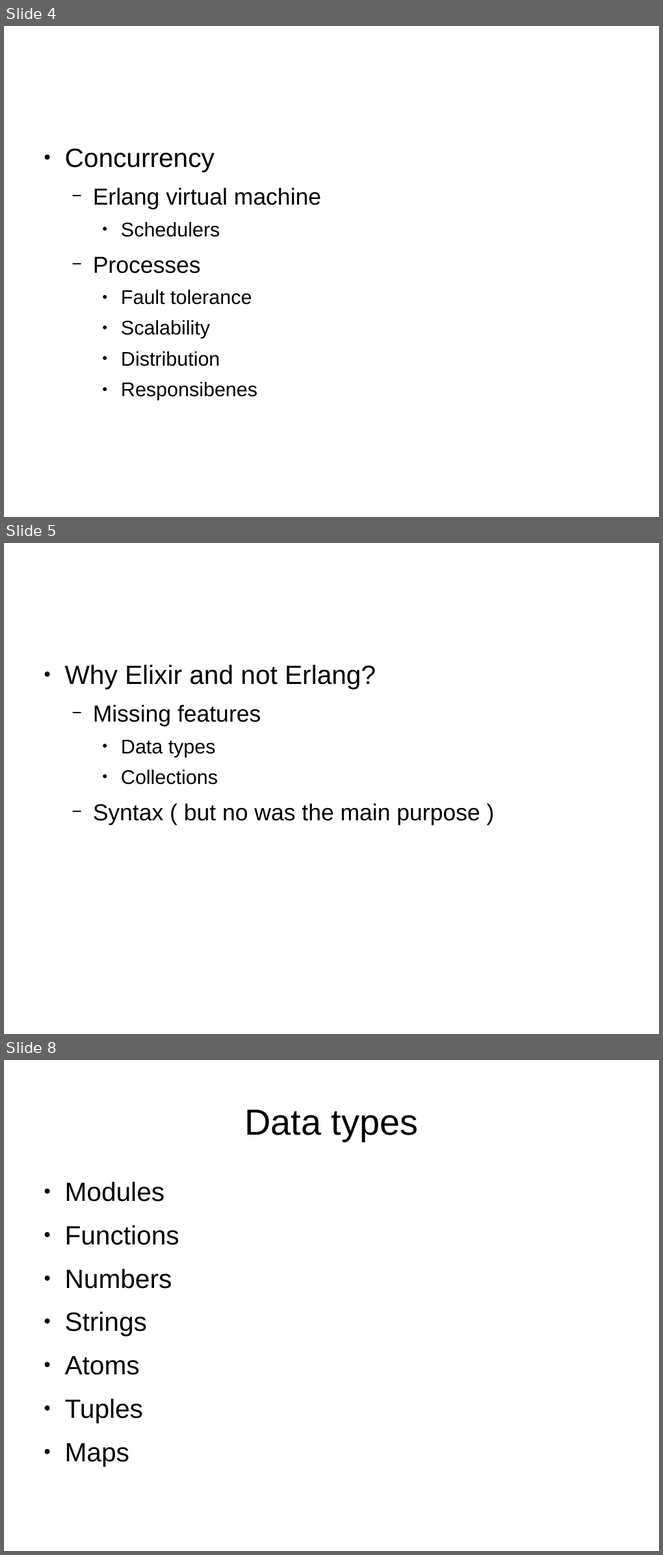
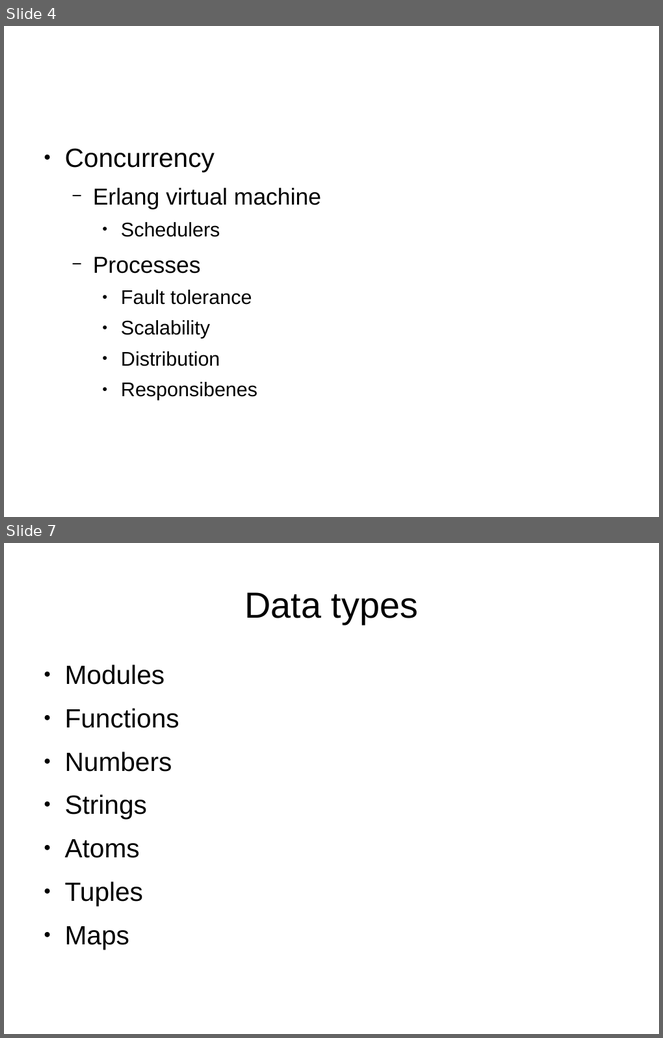
Before and after one commit to ramortegui/talks, a slide deck: Intro-Elixir-FPYYC.odp. Shown one above the other, each under a label of ours: slides 4, 5 and 8 before the commit, slides 4 and 7 after it; the slides between them are not shown. The pictures are 663x1555 and 663x1038 pixels, drawn with LibreOffice and Linux fonts; fonts in the diff are those of the drawing. Boxes give left, top, right and bottom in pixels: in the first picture for what was removed or moved away, otherwise in the second. Text is boxed around its words. In the diff, an @@ line names an element or a change of style, - is before the commit and + after.

```diff
--- a/Intro-Elixir-FPYYC.odp
+++ b/Intro-Elixir-FPYYC.odp
@@ slide 5 removed at bbox=[4, 543, 659, 1034], background #FFFFFF @@
@@ text removed at bbox=[65, 665, 480, 825] @@
-● Why Elixir and not Erlang?
-  − Missing features
-    ● Data types
-    ● Collections
-  − Syntax ( but no was the main purpose )
@@ what was slide 8 is now slide 7 @@
```
Also in this commit, not shown: 2 slides changed.
